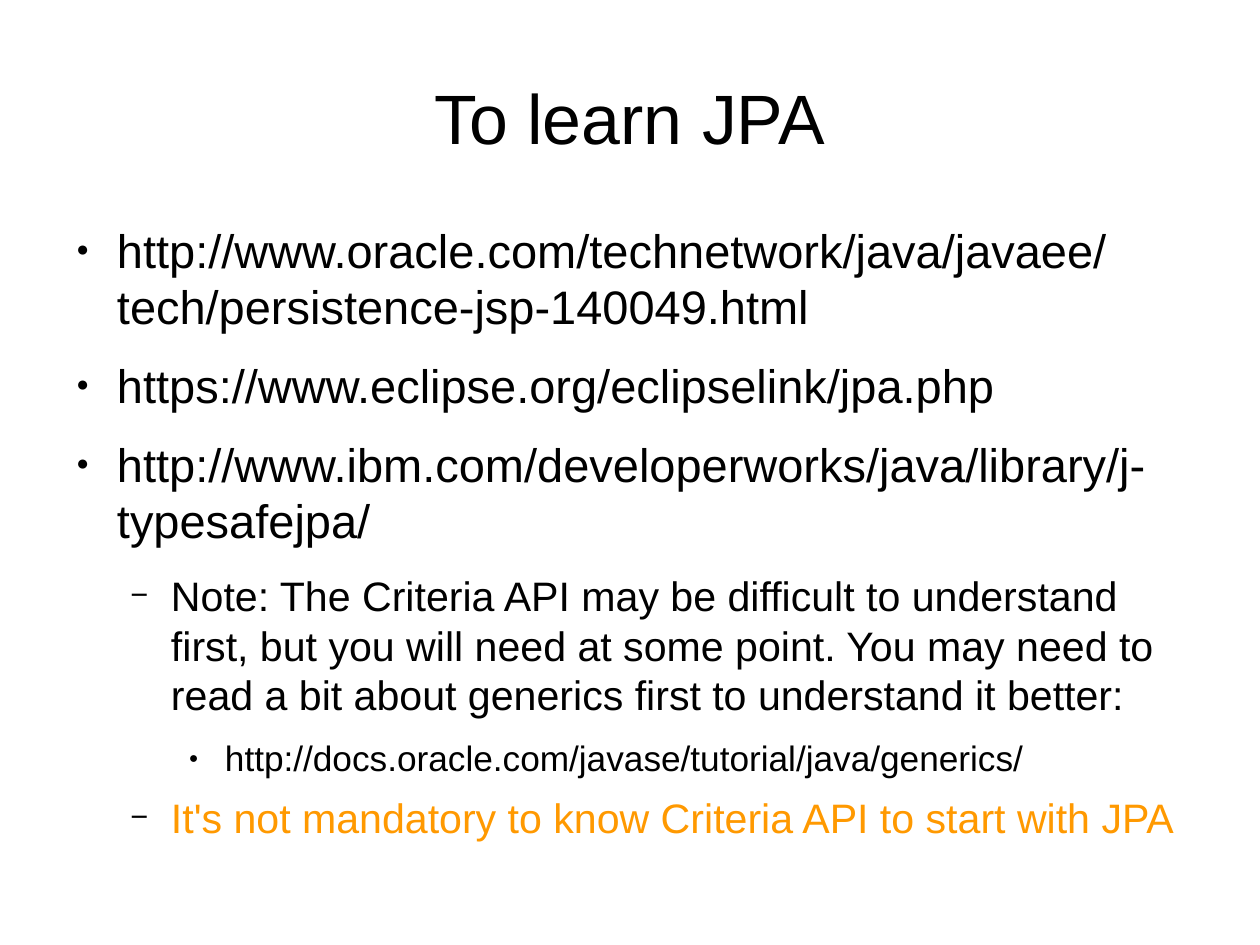
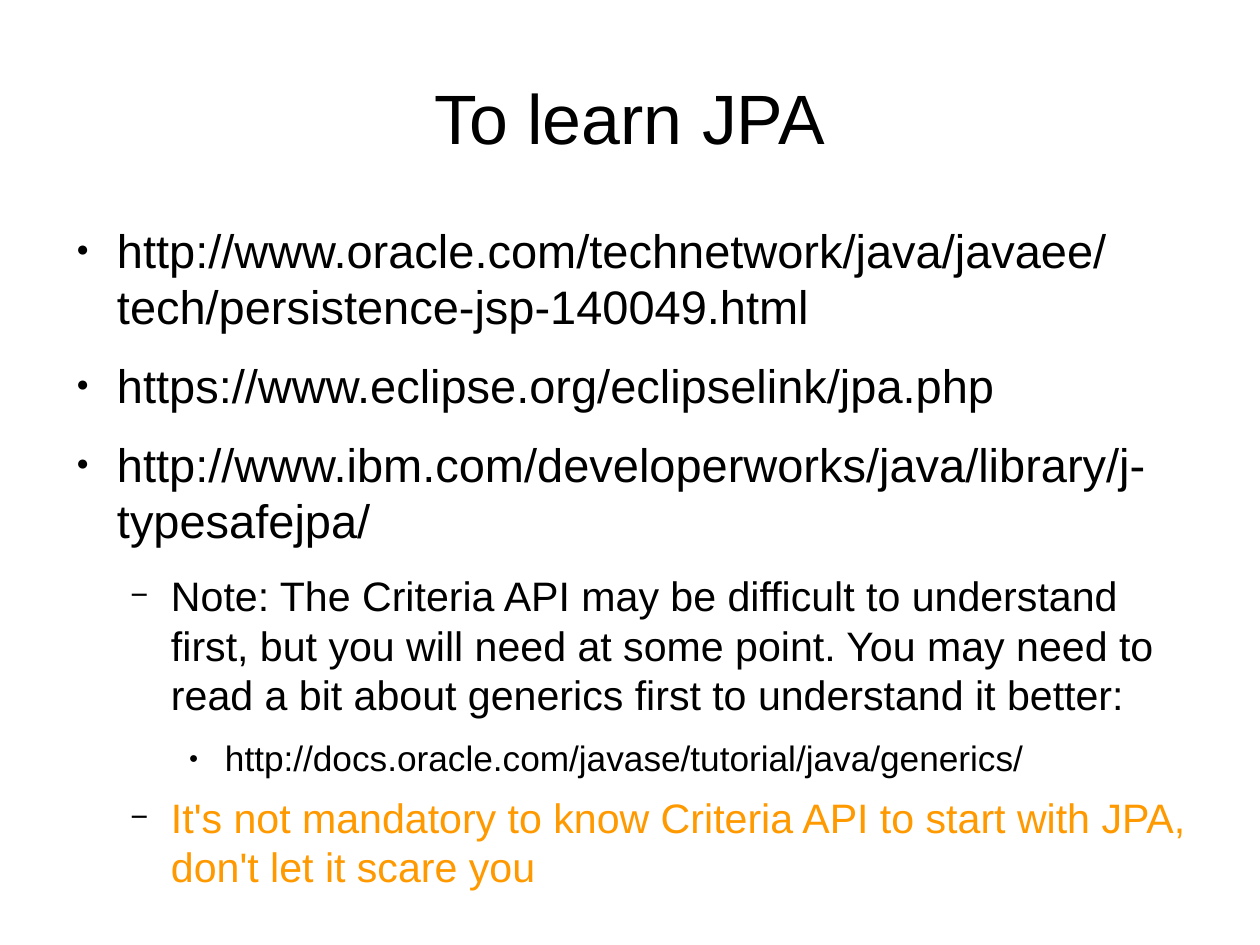
Before and after one commit to vmyrsky/ajeer, a slide deck: slide 31 of JavaEERest/doc/presentation.odp. Drawn at 1260x945 pixels with LibreOffice and Linux fonts; fonts in the diff are those of the drawing. Boxes give left, top, right and bottom in pixels: in the first picture for what was removed or moved away, otherwise in the second. Text is boxed around its words. In the diff, an @@ line names an element or a change of style, - is before the commit and + after.

Commit message:
Updates to links

```diff
--- a/JavaEERest/doc/presentation.odp
+++ b/JavaEERest/doc/presentation.odp
@@ text at (171,803,1186,891): text changed @@
-  − It's not mandatory to know Criteria API to start with JPA
+  − It's not mandatory to know Criteria API to start with JPA, don't let it scare you
```
